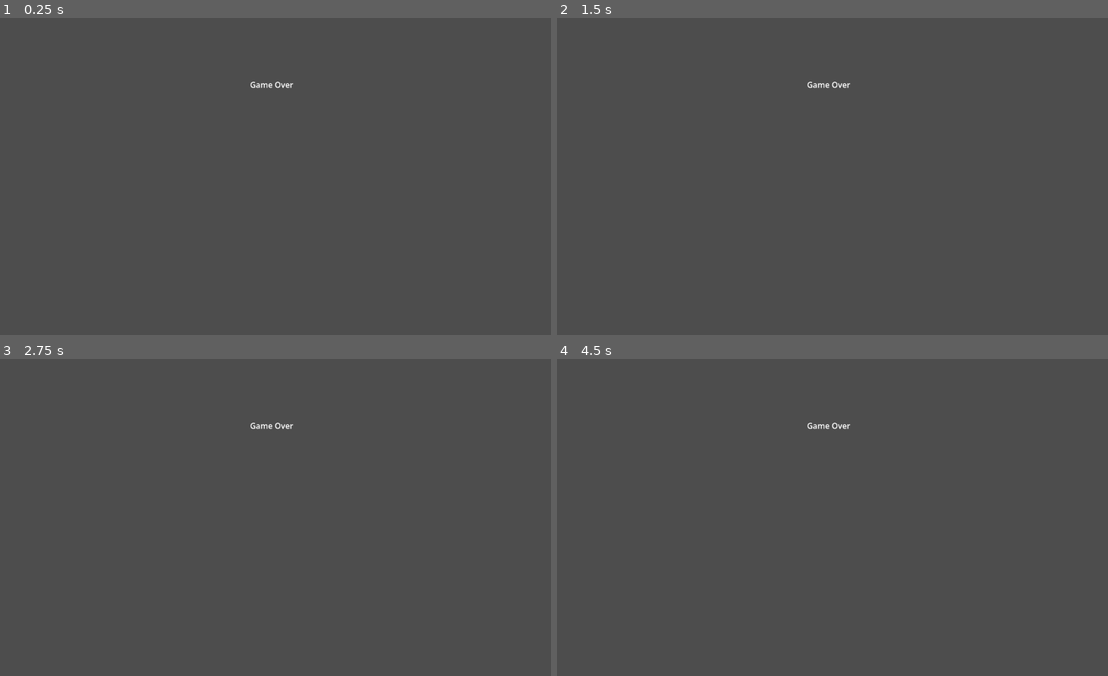
Above: before the commit, frames 1-4 (two rows, left to right).
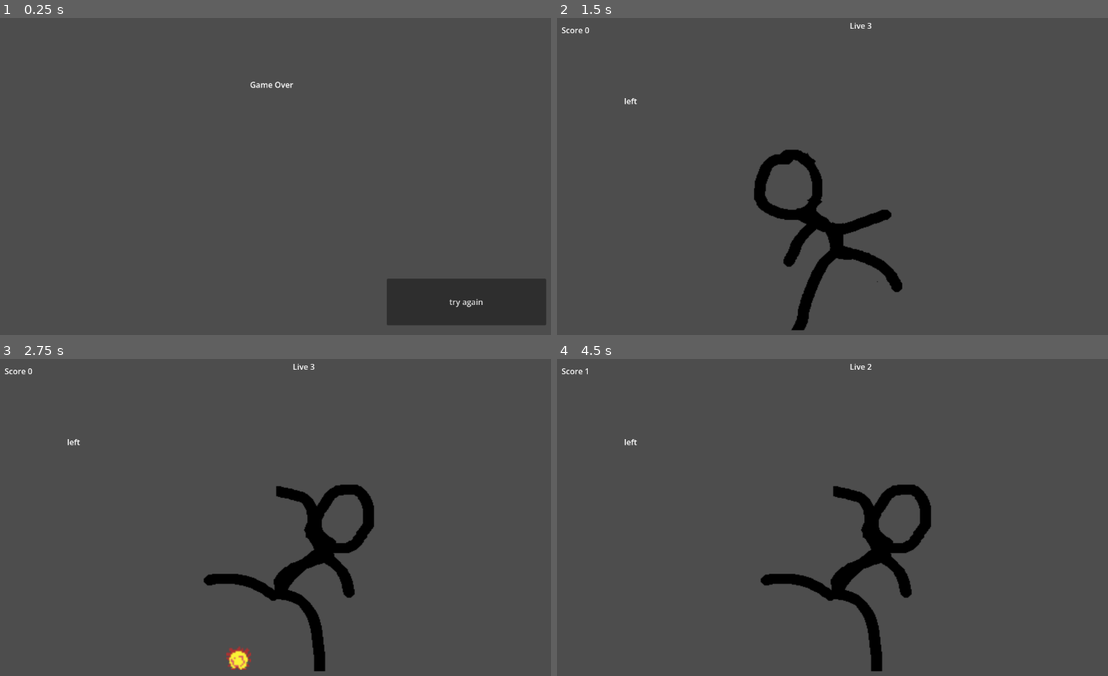
Above: after the commit, the same moments.

Repository: pakized/dancing-in-the-wild-west
Game: Godot game, scene res://Scenes/GameOver.tscn
Same seed, same stepped clock (60 frames per second), same inputs: the game is played once before the commit and once after it. This scene is started directly instead of the project's main scene.
Inputs (mouse positions are in pixels of both pictures, inside the frame that each line leads up to):
- Up to frame 1 (0.25 s): no input
- Up to frame 2 (1.5 s): click (1025, 303) at 0.5 s, where only the run after the commit has a clickable "try again"; tap Enter at 1.25 s; hold A (moveRight) from 1.28 s (still down)
- Up to frame 3 (2.75 s): tap Space at 2 s; release A (moveRight) at 2.03 s; hold D (moveLeft) from 2.03 s (still down)
- Up to frame 4 (4.5 s): release D (moveLeft) at 2.78 s; hold A (moveRight) 2.78-4.28 s; tap Enter at 3.5 s; tap Space at 4.25 s; hold D (moveLeft) from 4.28 s (still down)

The runs differ from the first frame. In frame 1, 4.1% of the frame differs, in the area x 70-100%, y 82-97%; in frame 2, 3.5%; in frame 3, 3.9%; in frame 4, 3.7%.

Commit message:
add try again button to game over scene

Diff:
--- a/Scenes/GameOver.tscn
+++ b/Scenes/GameOver.tscn
@@ -1,4 +1,6 @@
 [gd_scene format=3 uid="uid://ndd48ochw1b5"]
+
+[ext_resource type="Script" uid="uid://cjj3gg0ldca2b" path="res://Scripts/UI/tryAgain.gd" id="1_m5628"]
 
 [node name="Node2D" type="Node2D" unique_id=1335983511]
 
@@ -11,3 +13,13 @@
 
 
 		                                                                                                                                Game Over"
+
+[node name="Button2" type="Button" parent="." unique_id=197220426]
+offset_left = 807.0
+offset_top = 533.0
+offset_right = 1128.0
+offset_bottom = 627.0
+text = "try again"
+script = ExtResource("1_m5628")
+
+[connection signal="pressed" from="Button2" to="Button2" method="_on_pressed"]
--- /dev/null
+++ b/Scripts/UI/tryAgain.gd
@@ -0,0 +1,15 @@
+extends Button
+
+
+# Called when the node enters the scene tree for the first time.
+func _ready() -> void:
+	pass # Replace with function body.
+
+
+# Called every frame. 'delta' is the elapsed time since the previous frame.
+func _process(delta: float) -> void:
+	pass
+
+
+func _on_pressed() -> void:
+	get_tree().change_scene_to_file("res://Scenes/game.tscn")
Not shown, added: Scripts/UI/tryAgain.gd.uid
